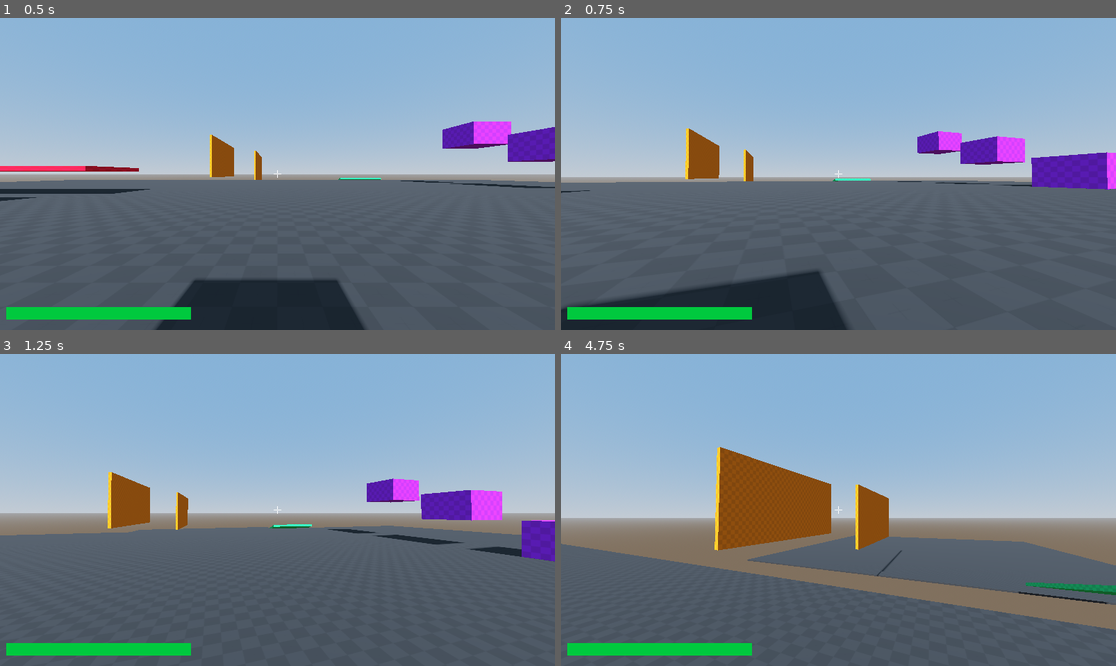
Above: before the commit, frames 1-4 (two rows, left to right).
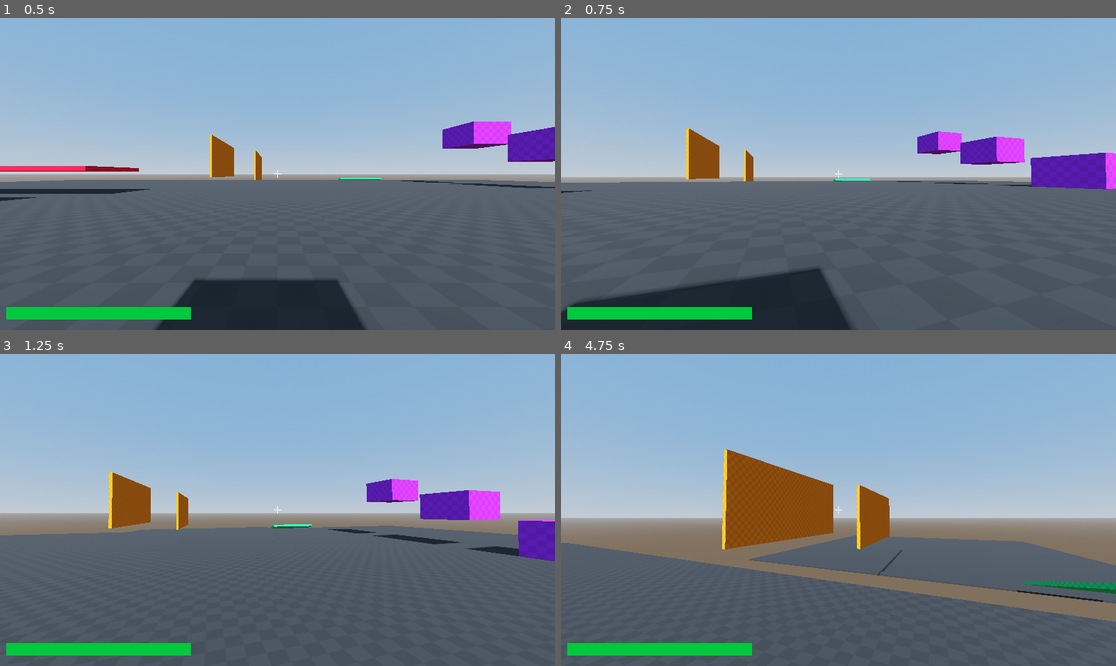
Above: after the commit, the same moments.

Repository: Lilhappy19/Karlson_remaster
Game: Godot game, scene res://scenes/main.tscn
Two runs of this game, one before a commit and one after it. Both use one fixed random seed, a clock stepped at 60 frames per second and the inputs below.
Inputs (mouse positions are in pixels of both pictures, inside the frame that each line leads up to):
- Up to frame 1 (0.5 s): no input
- Up to frame 2 (0.75 s): tap Enter at 0.5 s; move the mouse to (866, 174) at 0.52 s; hold W (Move_Forward) from 0.53 s (still down); hold C (Move_Crouch_Slide) from 0.53 s (still down)
- Up to frame 3 (1.25 s): keep holding W (Move_Forward); keep holding C (Move_Crouch_Slide); tap Space (Move_Jump) at 0.77 s; tap Shift (Move_Sprint) at 0.8 s
- Up to frame 4 (4.75 s): keep holding W (Move_Forward); move the mouse to (810, 510) at 1.27 s; release C (Move_Crouch_Slide) at 1.28 s; tap Shift (Move_Sprint) at 1.35, 2.3 s; tap Space (Move_Jump) at 1.52, 3.02, 3.77, 4.52 s; tap C (Move_Crouch_Slide) at 1.55, 2.85, 4.35 s; move the mouse to (849, 503) at 2.02 s; press the mouse at (849, 503) at 2.03 s; move the mouse to (832, 516) at 2.77 s; release the mouse at (832, 516) at 2.78 s; move the mouse to (877, 513) at 3.52 s; hold Shift (Move_Sprint) 3.53-4.28 s; move the mouse to (794, 506) at 4.27 s

Frame 1 is identical in both runs. In frame 2, 0.5% of the frame differs, in the area x 0-100%, y 35-97%; in frame 3, 0.3%; in frame 4, 3.0%, in the area x 0-100%, y 29-89%.

Commit message:
fix: camera,movement,game file

Diff:
--- a/scripts/Player.gd
+++ b/scripts/Player.gd
@@ -65,14 +65,14 @@
 			linear_velocity.y = jump_force
 	elif not wall_check.is_colliding():
 		can_wall_jump = true
-
+	#=== wall runing ===
 	if wall_check.is_colliding():
 		linear_velocity.y = clamp(linear_velocity.y,fall_off_amount,jump_force)
 
 	if ground_check_shape.is_colliding():
 		if Input.is_action_just_pressed("Move_Jump"):
 			linear_velocity.y = jump_force
-
+	#===================
 	if Input.is_action_pressed("Move_Forward"):
 		dir.z -= 1
 	if Input.is_action_pressed("Move_Backward"):
@@ -88,14 +88,14 @@
 
 	if Input.is_action_pressed("Move_Crouch_Slide") and ground_check_shape.is_colliding() or crouch_check.is_colliding():
 		if momentum <= slide_threshold:
-			linear_velocity.z = dir.z * speed / speed_M * _delta
-			linear_velocity.x = dir.x * speed / speed_M * _delta
+			linear_velocity.z = lerp(linear_velocity.z,dir.z * speed * _delta / speed_M,0.5)
+			linear_velocity.x = lerp(linear_velocity.x,dir.x * speed * _delta / speed_M,0.5)
 	elif Input.is_action_pressed("Move_Sprint"):
-		linear_velocity.z = dir.z * speed * speed_M * _delta
-		linear_velocity.x = dir.x * speed * speed_M * _delta
+		linear_velocity.z =  lerp(linear_velocity.z,dir.z * speed * _delta * speed_M,0.5)
+		linear_velocity.x = lerp(linear_velocity.x,dir.x * speed * _delta * speed_M,0.5)
 	else:
-		linear_velocity.z = dir.z * speed * _delta
-		linear_velocity.x = dir.x * speed * _delta
+		linear_velocity.z = lerp(linear_velocity.z,dir.z * speed * _delta,0.5)
+		linear_velocity.x = lerp(linear_velocity.x,dir.x * speed * _delta,0.5)
 
 func _drag():
 	var collider = grab_ray.get_collider()
@@ -142,14 +142,14 @@
 
 func _change_shape():
 	if crouch_check.is_colliding() or Input.is_action_pressed("Move_Crouch_Slide"):
-		camera.position.y = camera_target_pos
+		camera.position.y = lerp(camera.position.y,camera_target_pos,0.3)
 
 		standard_shape.visible = false
 		standard_collision.disabled = true
 		crouch_collision.disabled = false
 		crouch_shape.visible = true
 	else:
-		camera.position.y = camera_original_pos
+		camera.position.y = lerp(camera.position.y,camera_original_pos,0.3)
 
 		standard_shape.visible = true
 		standard_collision.disabled = false
Not shown, changed: Game/Linux/Karlson_remaster.exe.pck
Not shown, removed: Game/Linux/Karlson_remaster.exe.sh
Not shown, changed: Game/Linux/Karlson_remaster.exe.x86_64
Not shown, removed: Game/Windows/Karlson_remaster.console.exe
Not shown, changed: Game/Windows/Karlson_remaster.exe
Not shown, changed: Game/Windows/Karlson_remaster.pck
